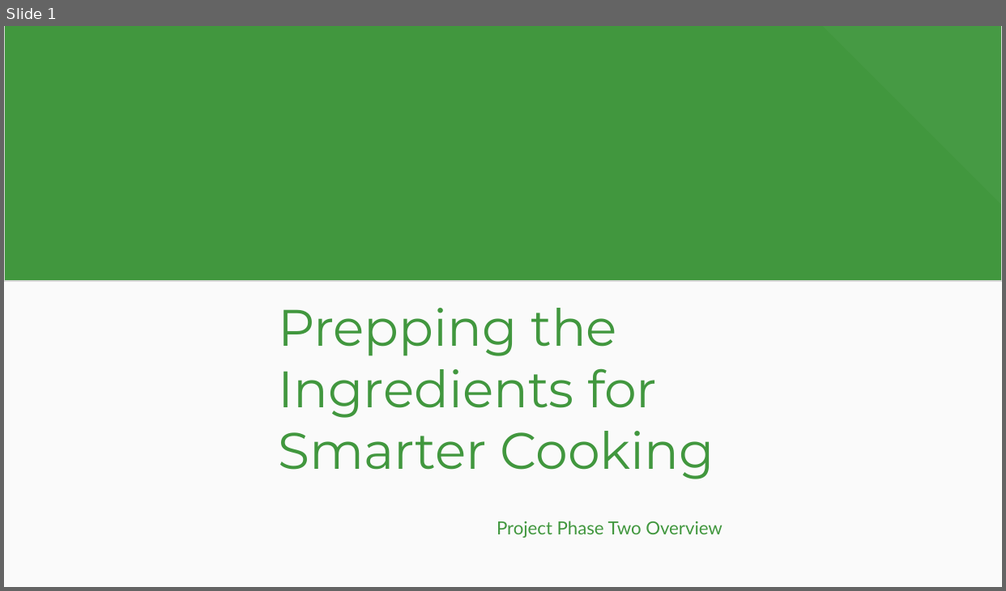
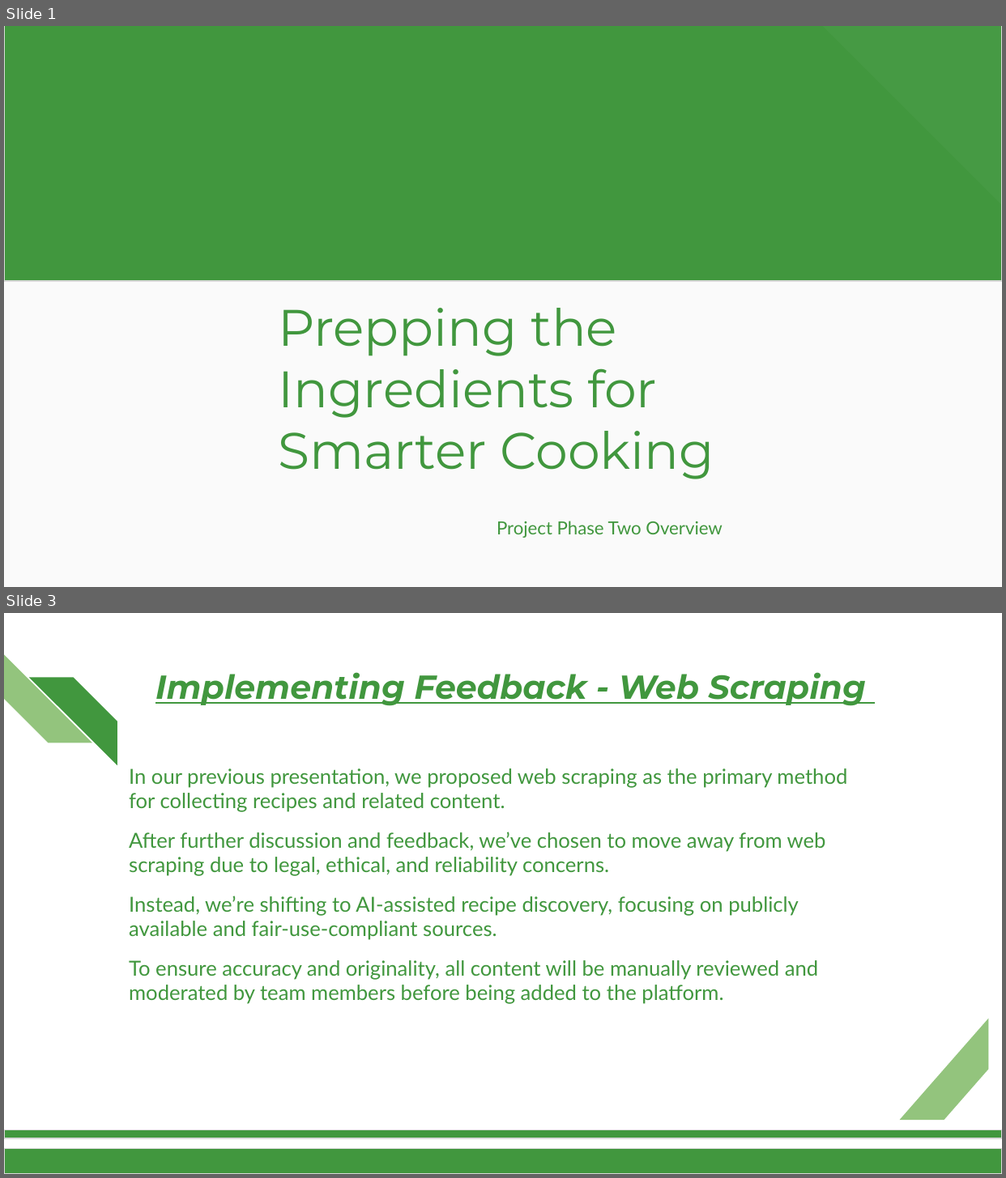
Before and after one commit to shippadam25/MealMind, a slide deck: Documents/Phase 2/ProjectPhase2.pptx. Shown one above the other, each under a label of ours: slide 1 before the commit, slides 1 and 3 after it; the slides between them are not shown. The pictures are 1006x591 and 1006x1178 pixels, drawn with LibreOffice and Linux fonts; fonts in the diff are those of the drawing; background and template pictures are left out. Boxes give left, top, right and bottom in pixels: in the first picture for what was removed or moved away, otherwise in the second. Text is boxed around its words. In the diff, an @@ line names an element or a change of style, - is before the commit and + after.

```diff
--- a/Documents/Phase 2/ProjectPhase2.pptx
+++ b/Documents/Phase 2/ProjectPhase2.pptx
@@ slide 3 added at [4, 613, 1002, 1174], background #FFFFFF @@
@@ diag stripe added at [4, 655, 91, 743], fill #93C47D @@
@@ diag stripe added at [29, 677, 117, 764], fill #41973E @@
@@ title added at [155, 672, 866, 706], 24 pt, text #41973E, bold, italic, underline @@
+Implementing Feedback - Web Scraping
@@ text added at [129, 769, 847, 1004], 15 pt, text #41973E @@
+In our previous presentation, we proposed web scraping as the primary method for collecting recipes and related content.
+After further discussion and feedback, we’ve chosen to move away from web scraping due to legal, ethical, and reliability concerns.
+Instead, we’re shifting to AI-assisted recipe discovery, focusing on publicly available and fair-use-compliant sources.
+To ensure accuracy and originality, all content will be manually reviewed and moderated by team members before being added to the platform.
@@ diag stripe added at [900, 1019, 988, 1120], fill #93C47D @@
@@ rectangle added at [4, 1130, 1002, 1139], fill #41973E, outline #D9D9D9 0.75 pt @@
@@ rectangle added at [4, 1149, 1002, 1174], fill #41973E, outline #D9D9D9 0.75 pt @@
```
Also in this commit, not shown: 5 slides changed, 3 other slides added, 4 slides removed.
